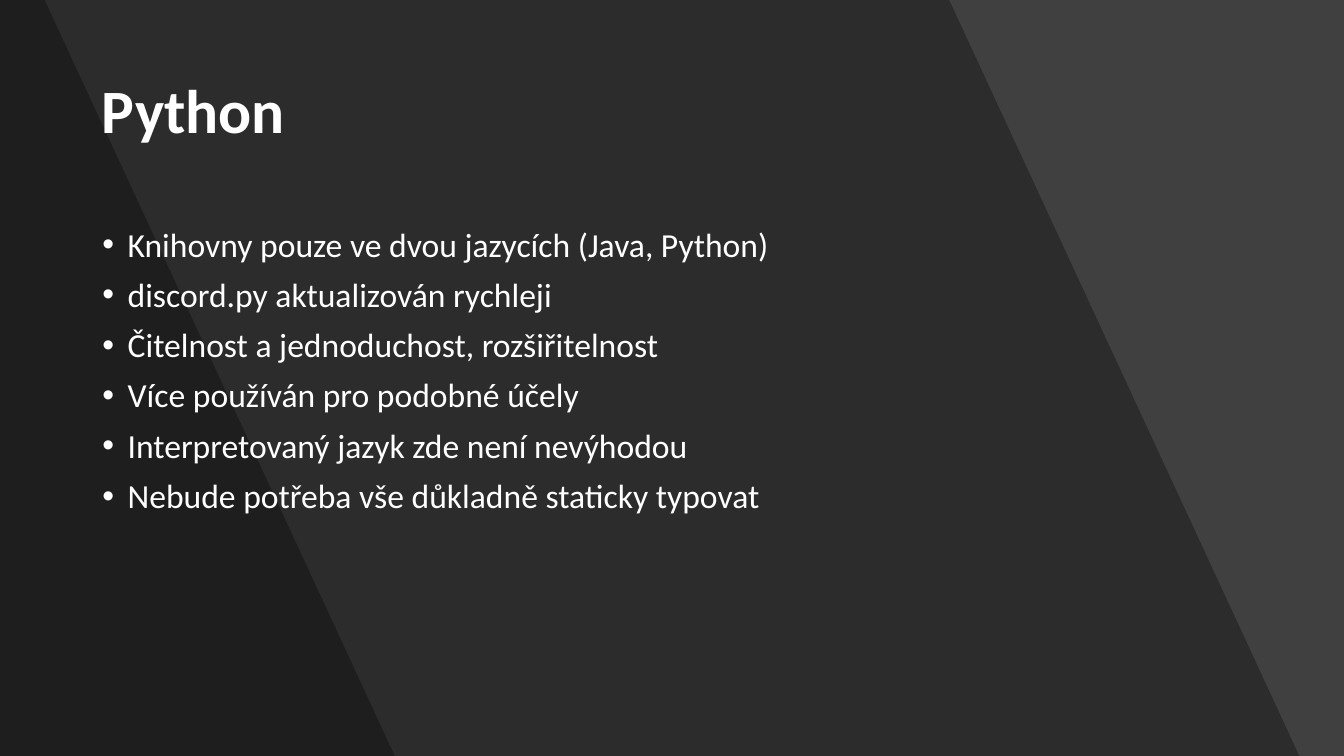
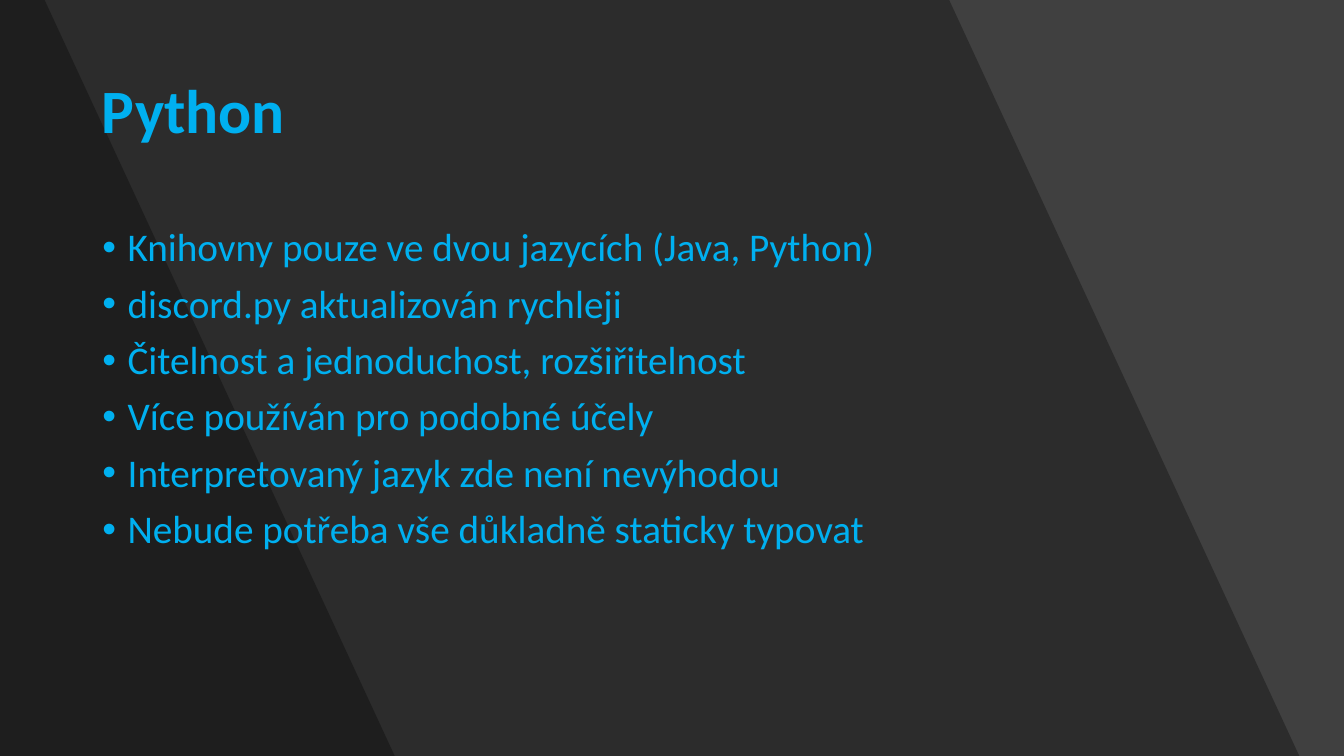
Before and after one commit to Fortex365/DiscordBot, a slide deck: slide 12 of Bot na platformě Discord.pptx. Drawn at 1344x756 pixels with LibreOffice and Linux fonts; fonts in the diff are those of the drawing. Boxes give left, top, right and bottom in pixels: in the first picture for what was removed or moved away, otherwise in the second. Text is boxed around its words. In the diff, an @@ line names an element or a change of style, - is before the commit and + after.

```diff
--- a/Bot na platformě Discord.pptx
+++ b/Bot na platformě Discord.pptx
@@ title "Python" at (102, 89, 285, 143): text colour #FFFFFF to #00B0F0 @@
@@ text "Knihovny pouze ve dvou jazycích ..." at (128, 232, 874, 550): size 24 to 28 pt, text colour #FFFFFF to #00B0F0 @@
```
Also in this commit, not shown: 19 other slides changed, 1 slide added.
